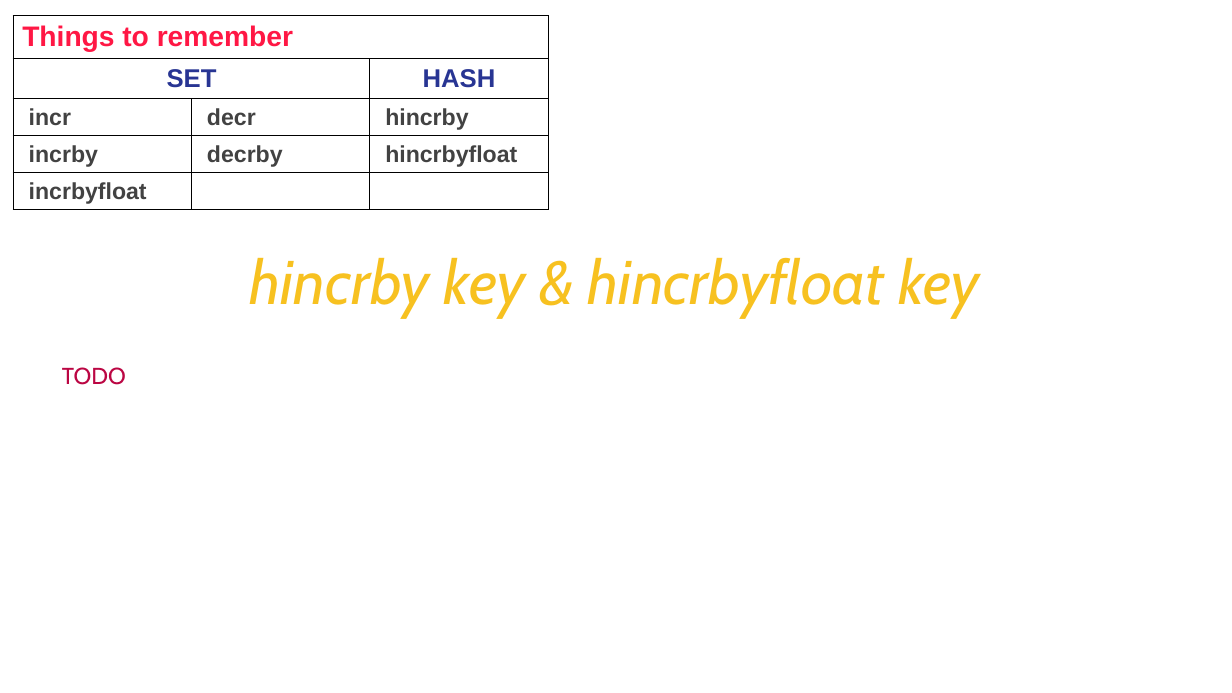
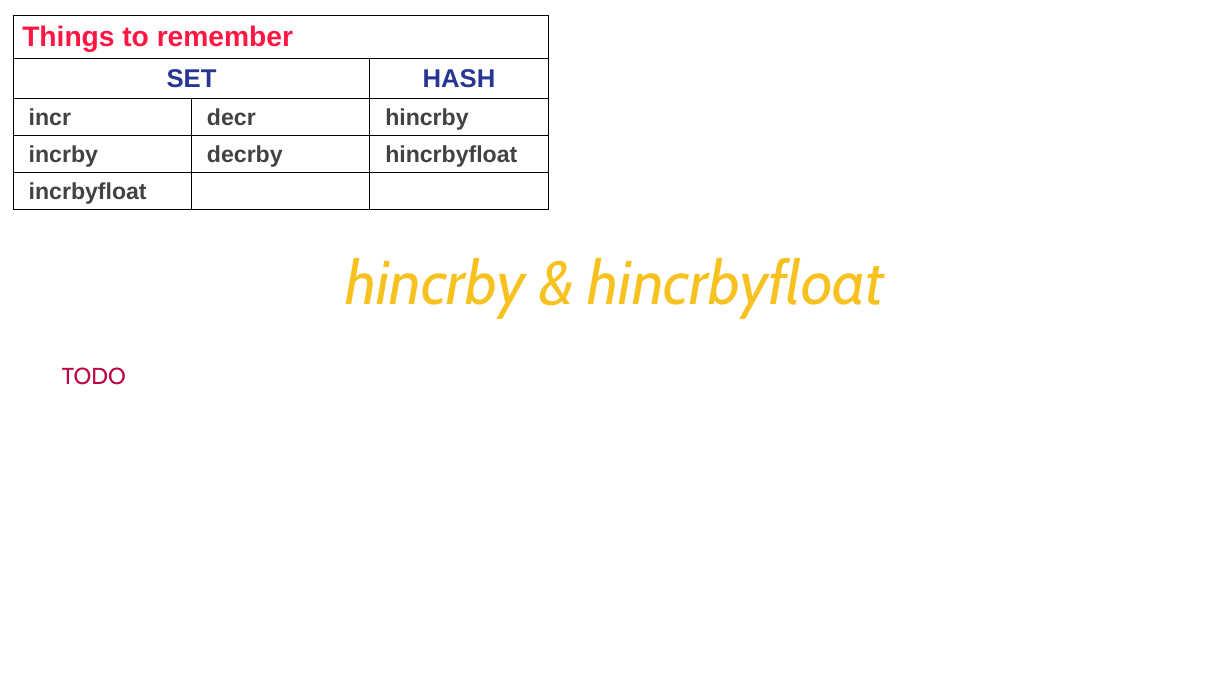
Before and after one commit to Saleel-Bagde/PPT-s, a slide deck: slide 56 of redis Ver2.pptx. Drawn at 1232x693 pixels with LibreOffice and Linux fonts; fonts in the diff are those of the drawing. Boxes give left, top, right and bottom in pixels: in the first picture for what was removed or moved away, otherwise in the second. Text is boxed around its words. In the diff, an @@ line names an element or a change of style, - is before the commit and + after.

```diff
--- a/redis Ver2.pptx
+++ b/redis Ver2.pptx
@@ text at [345,257,884,318]: text changed @@
-hincrby key & hincrbyfloat key
+hincrby & hincrbyfloat
```
Also in this commit, not shown: 52 other slides changed, 3 slides added.
